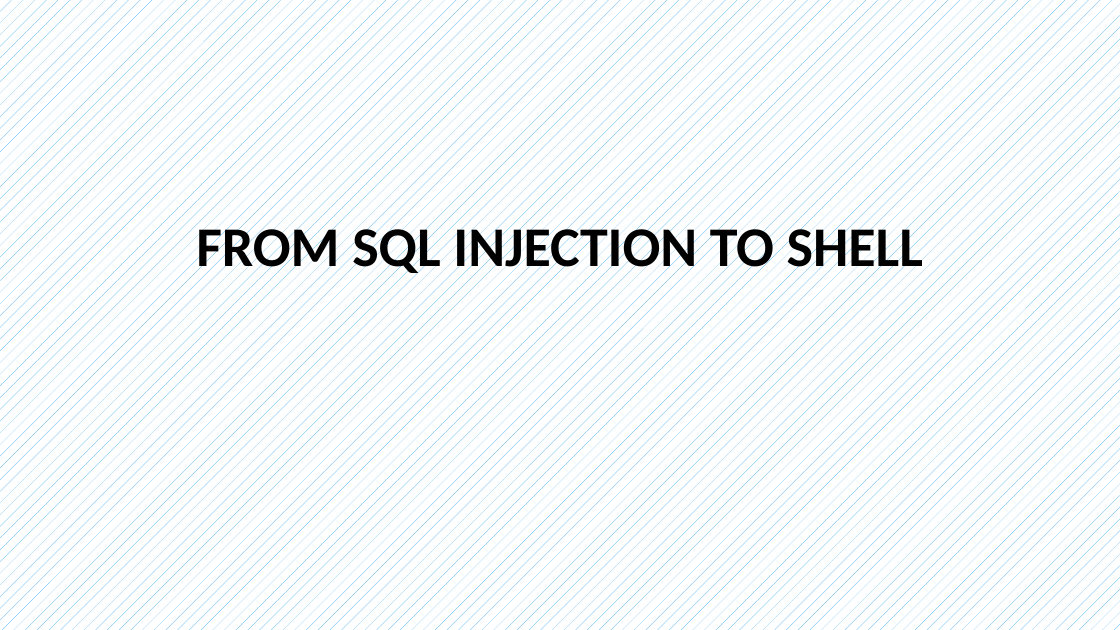
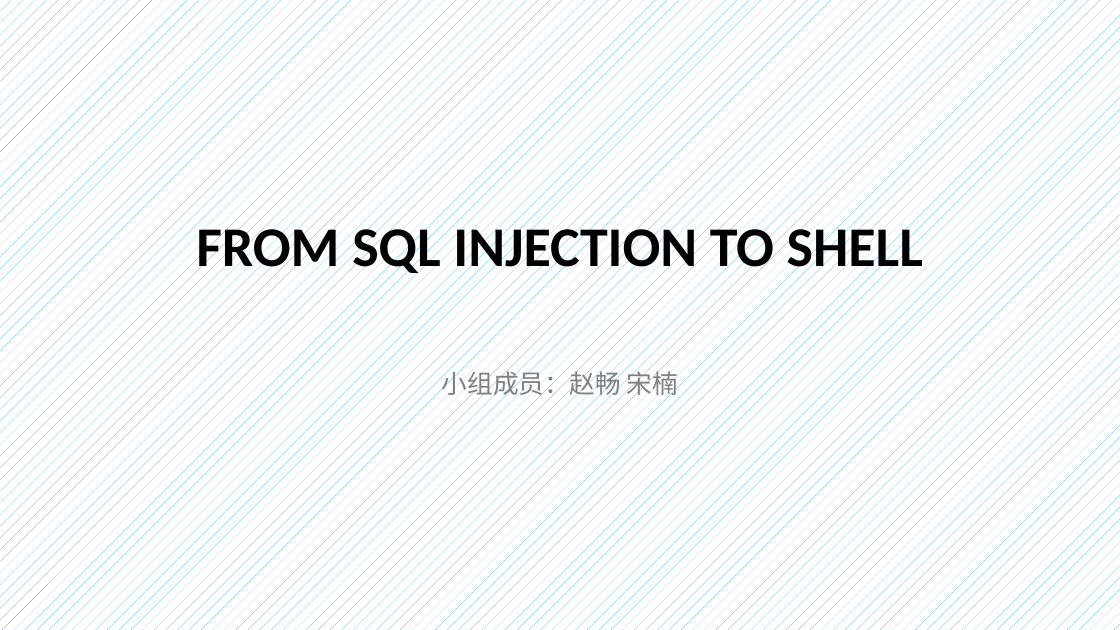
Before and after one commit to CUCCS/ns, a slide deck: slide 1 of 2016-2/zc_snRNA/FlippedClassroom_FromSqlInjectionToShell/From SQL injection to Shell.pptx. Drawn at 1120x630 pixels with LibreOffice and Linux fonts; fonts in the diff are those of the drawing; background and template pictures are left out. Boxes give left, top, right and bottom in pixels: in the first picture for what was removed or moved away, otherwise in the second. Text is boxed around its words. In the diff, an @@ line names an element or a change of style, - is before the commit and + after.

```diff
--- a/2016-2/zc_snRNA/FlippedClassroom_FromSqlInjectionToShell/From SQL injection to Shell.pptx
+++ b/2016-2/zc_snRNA/FlippedClassroom_FromSqlInjectionToShell/From SQL injection to Shell.pptx
@@ subtitle added at (x1=442, y1=366, x2=678, y2=399), 22 pt, text #808080 @@
+小组成员：赵畅 宋楠
```
Also in this commit, not shown: 9 other slides changed, 18 slides added, 9 slides removed.
